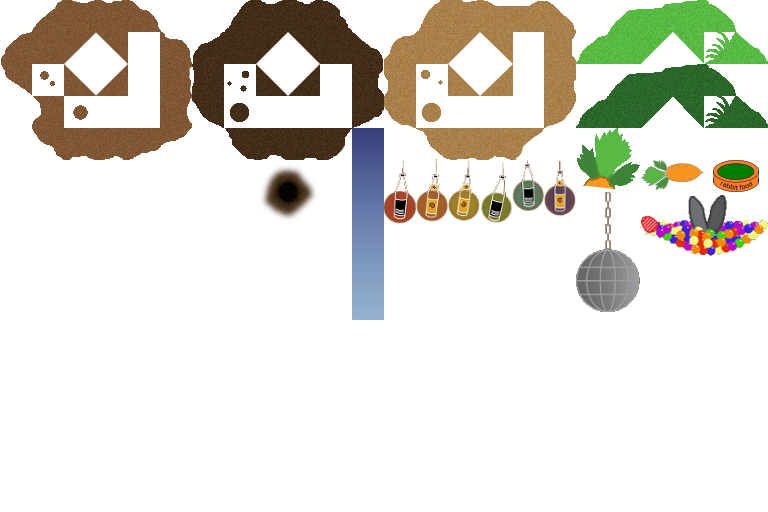
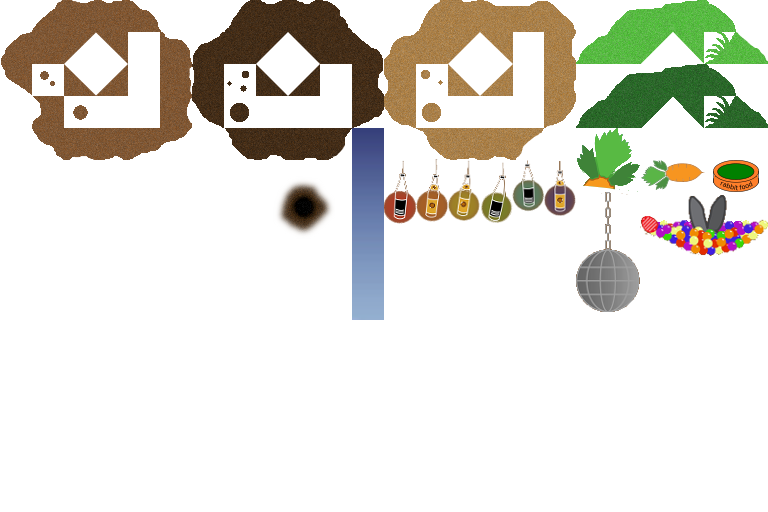
Two versions of the same layered image (768x512). Layer-by-layer changes:
painted on "nature" over (259, 164, 334, 237)
